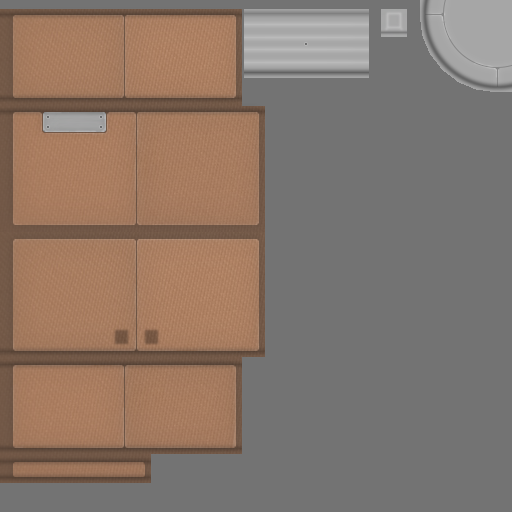
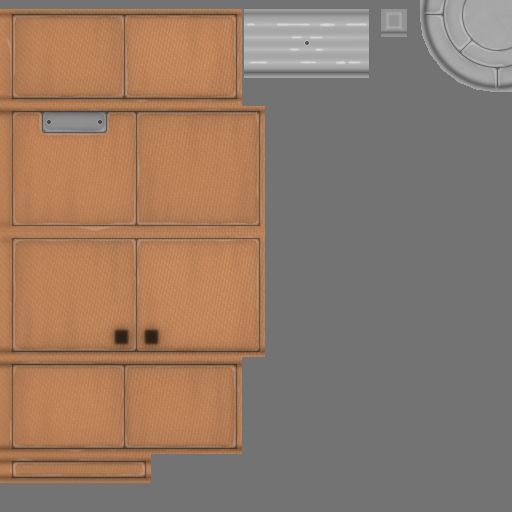
Layers edited between the first and the second 512 x 512 image:
painted on "Detail" over box(457, 0, 512, 69)
"Detail Higher": opacity 100% → 75%, painted on it over box(423, 0, 507, 90)
added layer "Detail Grime 1" (20%) above "Port Low" over box(420, 0, 512, 92)
painted on "Port Bolt" over box(305, 41, 309, 45)
added layer "Port High 2" (40%) above "Port High 1" over box(246, 23, 368, 65)
added layer "Body Low 3" (60%) above "Body Low 2" over box(102, 317, 171, 357)
"Body Low 2": opacity 30% → 60% over box(112, 327, 161, 347)
"Body Low 1": opacity 50% → 60% over box(0, 9, 265, 483)
painted on "Body Bolts" over box(47, 116, 102, 128)
"Body" (2nd of 2, in "Body"): blend multiply → normal, painted on it over box(0, 9, 265, 483)
removed layer "Body Higher 2" (was 50%) from group "Body" over box(43, 110, 109, 135)
"Body Higher": opacity 25% → 50%, painted on it over box(4, 12, 263, 479)
added layer "Body Grime 2" (5%) above "Body Grime 1" over box(0, 9, 268, 481)
"Body Grime 1": opacity 10% → 20%, painted on it over box(0, 9, 268, 483)
painted on "Wear" over box(4, 0, 512, 483)
painted on "b" over box(0, 9, 407, 483)
